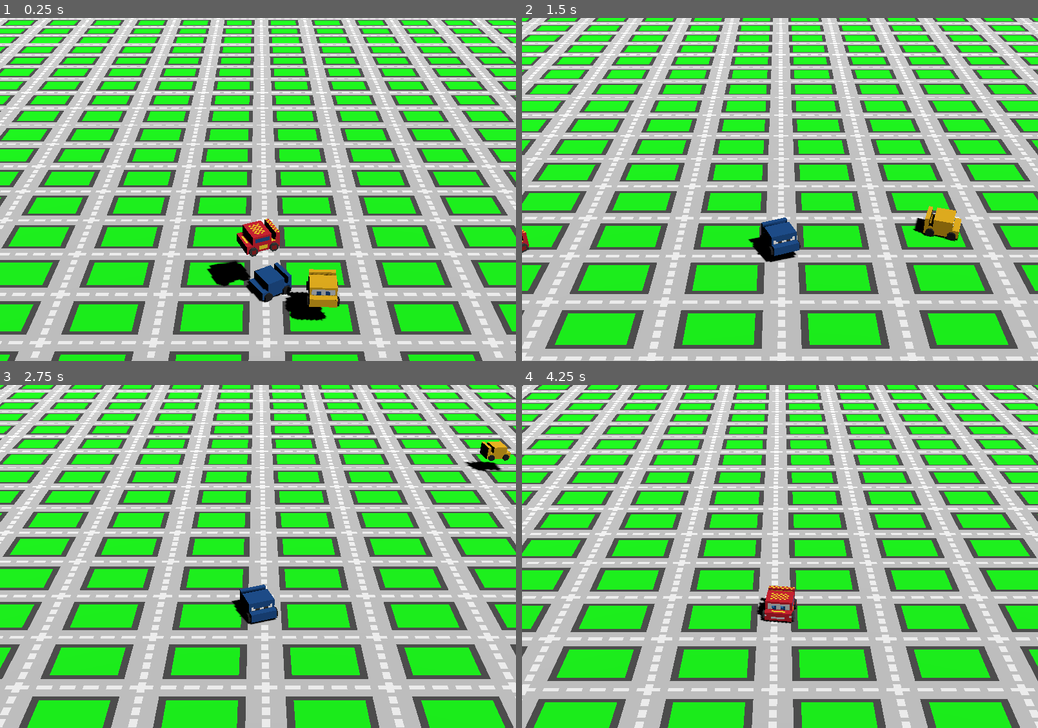
Above: before the commit, frames 1-4 (two rows, left to right).
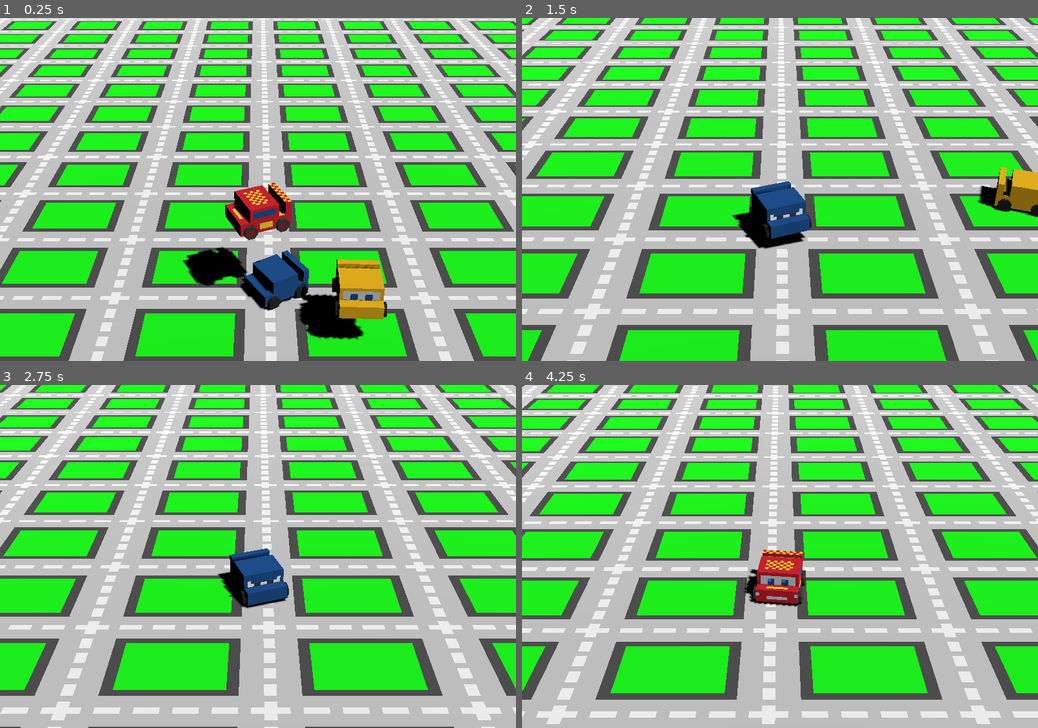
Above: after the commit, the same moments.

Repository: KYOHEI-ABC/CARS
Game: Godot game, scene res://main.tscn
Same seed, same stepped clock (60 frames per second), same inputs: the game is played once before the commit and once after it.
Inputs:
- Up to frame 1 (0.25 s): no input
- Up to frame 2 (1.5 s): tap Enter at 0.5, 1.35 s; hold D 0.53-1.28 s; tap Shift at 0.6 s; tap Space at 0.77 s; hold S from 1.28 s (still down)
- Up to frame 3 (2.75 s): tap Space at 1.52 s; release S at 2.03 s; hold D from 2.03 s (still down); tap Shift at 2.1 s
- Up to frame 4 (4.25 s): release D at 2.78 s; hold W 2.78-3.53 s; tap Enter at 2.85 s; tap Space at 3.02, 3.77 s; hold A from 3.53 s (still down); tap Shift at 3.6 s

The runs differ from the first frame. In frame 1, 70% of the frame differs, in the area x 0-100%, y 0-100%; in frame 2, 71%; in frame 3, 70%; in frame 4, 70%.

Commit message:
Adjust camera transform for improved view and gameplay experience

Diff:
--- a/main.tscn
+++ b/main.tscn
@@ -75,7 +75,7 @@
 mesh = SubResource("BoxMesh_5vw27")
 
 [node name="Camera3D" type="Camera3D" parent="Environment"]
-transform = Transform3D(1, 0, 0, 0, 0.866025, 0.5, 0, -0.5, 0.866025, 0, 10, 15)
+transform = Transform3D(1, 0, 0, 0, 0.866025, 0.5, 0, -0.5, 0.866025, 0, 6, 10)
 fov = 30.0
 
 [node name="DirectionalLight3D" type="DirectionalLight3D" parent="Environment/Camera3D"]
